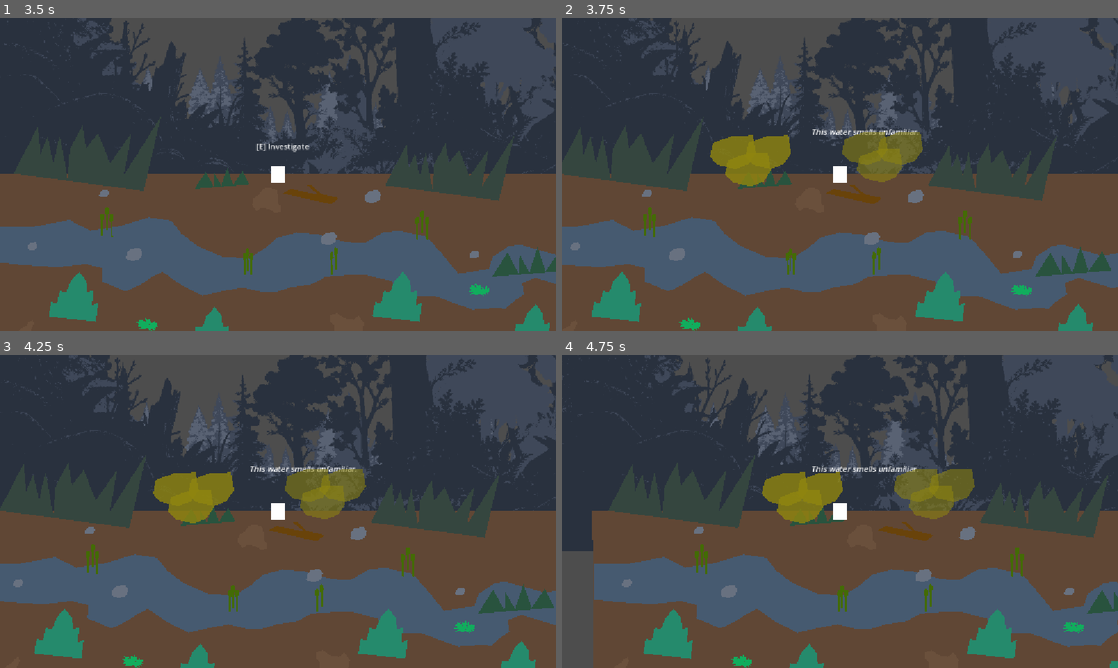
Above: before the commit, frames 1-4 (two rows, left to right).
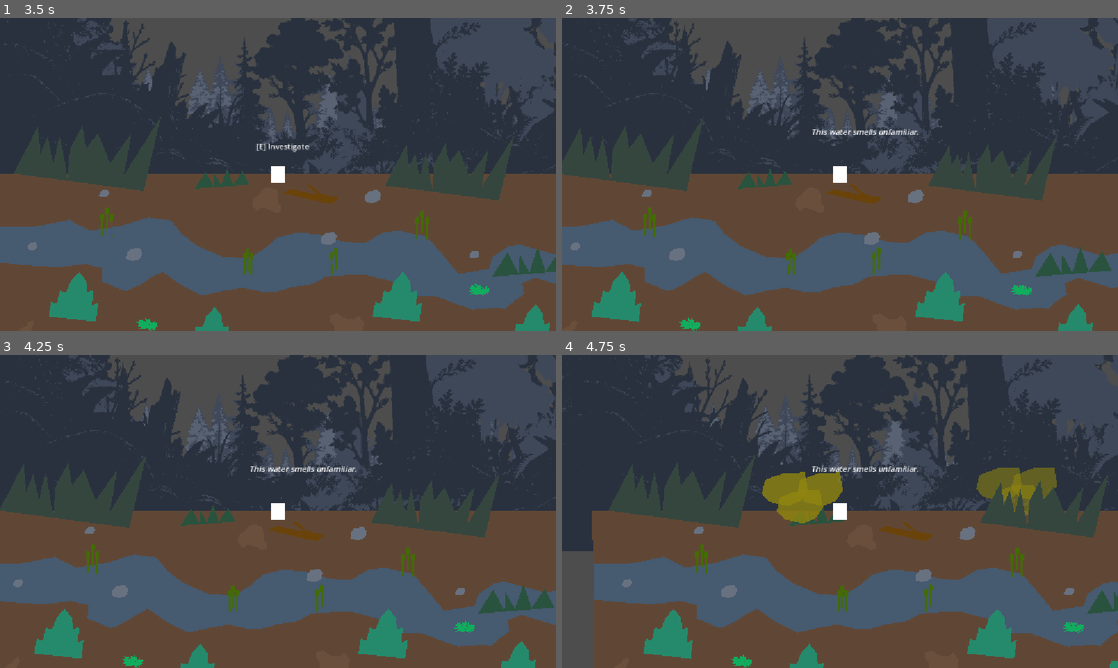
Above: after the commit, the same moments.

Repository: PhoenixMiele/a-dogs-life
Game: Godot game, scene res://scenes/creek/Creek.tscn
Two runs of this game, one before a commit and one after it. Both use one fixed random seed, a clock stepped at 60 frames per second and the inputs below. The project has no main scene, so this scene is started directly.
Inputs:
- Up to frame 1 (3.5 s): tap Enter at 0.5 s; hold D (move_right) 0.53-1.28 s; tap E (investigate) at 0.6, 1.35, 2.3, 2.85 s; hold A (move_left) 1.28-2.03 s; hold Shift (run) 2.03-2.78 s; hold D (move_right) from 2.03 s (still down)
- Up to frame 2 (3.75 s): release D (move_right) at 3.53 s; hold A (move_left) from 3.53 s (still down); tap E (investigate) at 3.6 s
- Up to frame 3 (4.25 s): keep holding A (move_left)
- Up to frame 4 (4.75 s): keep holding A (move_left); tap Shift (run) at 4.35 s; tap E (investigate) at 4.55 s

Frame 1 is identical in both runs. In frame 2, 3.3% of the frame differs, in the area x 26-65%, y 36-54%; in frame 3, 3.3%; in frame 4, 2.9%.

Commit message:
#23 Integrate and Test Scent in Creek

Diff:
--- a/Game/scenes/creek/Creek.tscn
+++ b/Game/scenes/creek/Creek.tscn
@@ -654,9 +654,11 @@
 creates_trail = true
 
 [node name="InvestigationPoint2" parent="." unique_id=59980597 instance=ExtResource("5_feo2y")]
-position = Vector2(503, 4)
+position = Vector2(1682, -6)
 investigation_text = "Something has been here before me."
 investigation_id = "creek_water_2"
+has_scent = true
+scent_duration = 3.0
 
 [node name="LeftBoundary" type="StaticBody2D" parent="." unique_id=1209450582]
 position = Vector2(-600, 200)
@@ -676,15 +678,16 @@
 scent_visual_manager = NodePath("../ScentVisualManager")
 
 [node name="RoutePoint1" parent="ScentTrail/Route" parent_id_path=PackedInt32Array(647617573, 1550182118) index="0" unique_id=1779318193 instance=ExtResource("9_6ghox")]
-position = Vector2(273, -8)
+position = Vector2(444, -10)
 
 [node name="End" parent="ScentTrail/Route" parent_id_path=PackedInt32Array(647617573, 1550182118) index="1" unique_id=1346453716 instance=ExtResource("9_6ghox")]
-position = Vector2(1269, -8)
+position = Vector2(1092, -10)
 
 [connection signal="body_entered" from="InvestigationPoint" to="ScentTrail" method="on_source_reentered"]
 [connection signal="investigated" from="InvestigationPoint" to="." method="_on_investigation_completed"]
 [connection signal="scent_detected" from="InvestigationPoint" to="ScentVisualManager" method="show_scent"]
 [connection signal="scent_detected" from="InvestigationPoint" to="ScentTrail" method="activate"]
 [connection signal="investigated" from="InvestigationPoint2" to="." method="_on_investigation_completed"]
+[connection signal="scent_detected" from="InvestigationPoint2" to="ScentVisualManager" method="show_scent"]
 
 [editable path="ScentTrail"]
--- a/Game/scripts/interaction/investigation_point.gd
+++ b/Game/scripts/interaction/investigation_point.gd
@@ -51,23 +51,36 @@
 	if dog_nearby and not investigated_this_visit and _has_available_investigation_text() and Input.is_action_just_pressed("investigate"):
 		for point in get_tree().get_nodes_in_group("investigation_point"):
 			point.hide_investigation_text()
+
 		investigated.emit(investigation_id)
-		if _current_investigation_has_scent():
-			scent_detected.emit(
-			global_position,
-			_get_current_scent_type(),
-			scent_duration,
-			scent_colour,
-			creates_trail
-			)
+
+		var has_current_scent: bool = _current_investigation_has_scent()
+		var current_scent_type: String = _get_current_scent_type()
+
 		interaction_prompt.hide()
 		investigation_label.text = "[i]%s[/i]" % _get_current_investigation_text()
 		investigation_label.global_position = dog.global_position + Vector2(-60, -100)
 		investigation_label.show()
+
 		investigation_count += 1
 		investigated_this_visit = true
-		await get_tree().create_timer(text_display_duration).timeout
+
+		if has_current_scent:
+			await get_tree().create_timer(1.0).timeout
+			scent_detected.emit(
+				global_position,
+				current_scent_type,
+				scent_duration,
+				scent_colour,
+				creates_trail
+			)
+
+			await get_tree().create_timer(max(text_display_duration - 1.0, 0.0)).timeout
+		else:
+			await get_tree().create_timer(text_display_duration).timeout
+
 		investigation_label.hide()
+
 		if not dog_nearby:
 			dog = null
 
